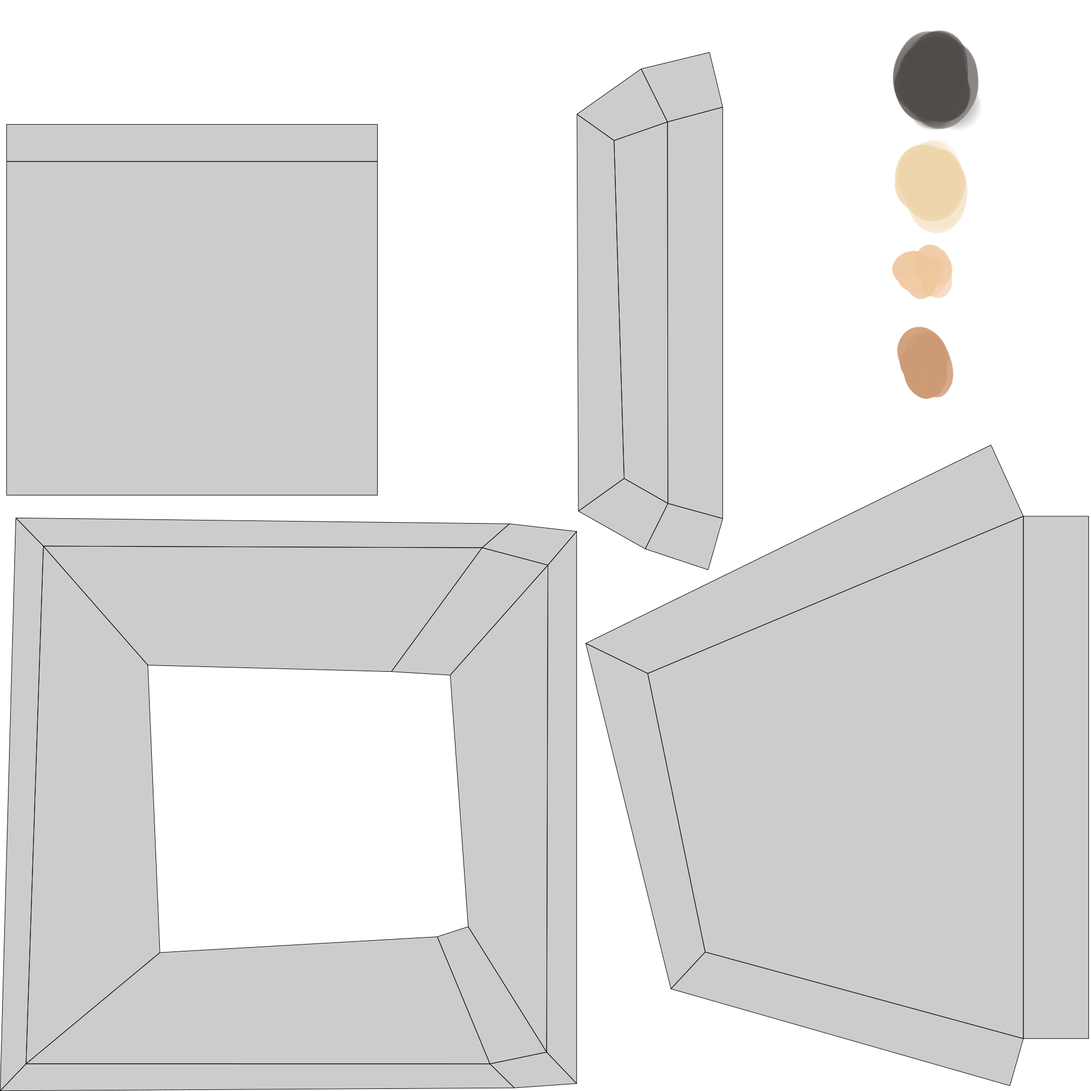
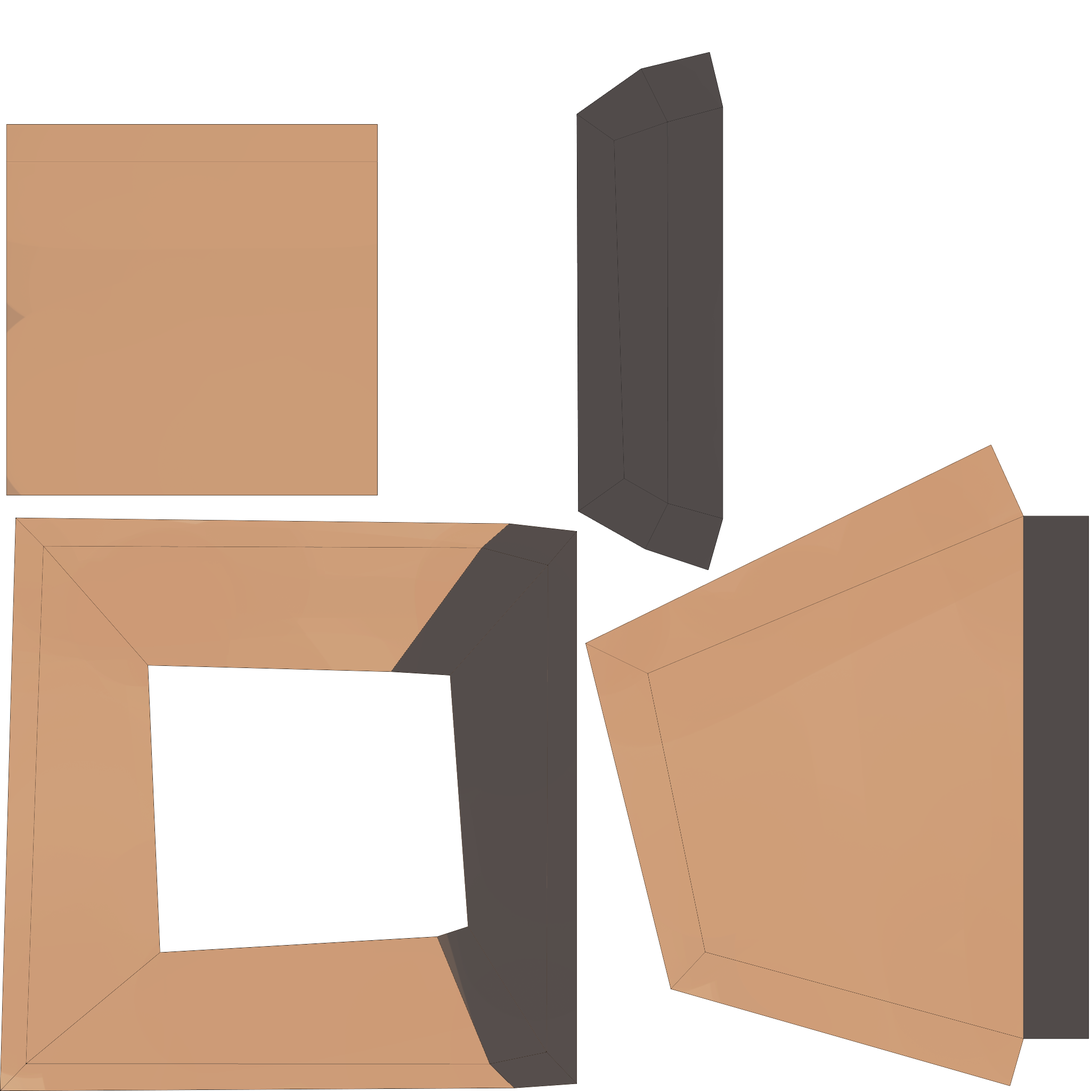
Layered file, before and after one edit (1091x1091). Changes by layer:
added layer "Layer 3" in group "Group 1" over box(6, 69, 641, 610)
added layer "Layer 2" in group "Group 4" over box(0, 186, 788, 1091)
added layer "Layer 4" in group "Group 2" over box(502, 52, 772, 626)
added layer "Layer 1" in group "Group 3" over box(0, 350, 1090, 1091)
hid "palette" over box(892, 29, 983, 400)
